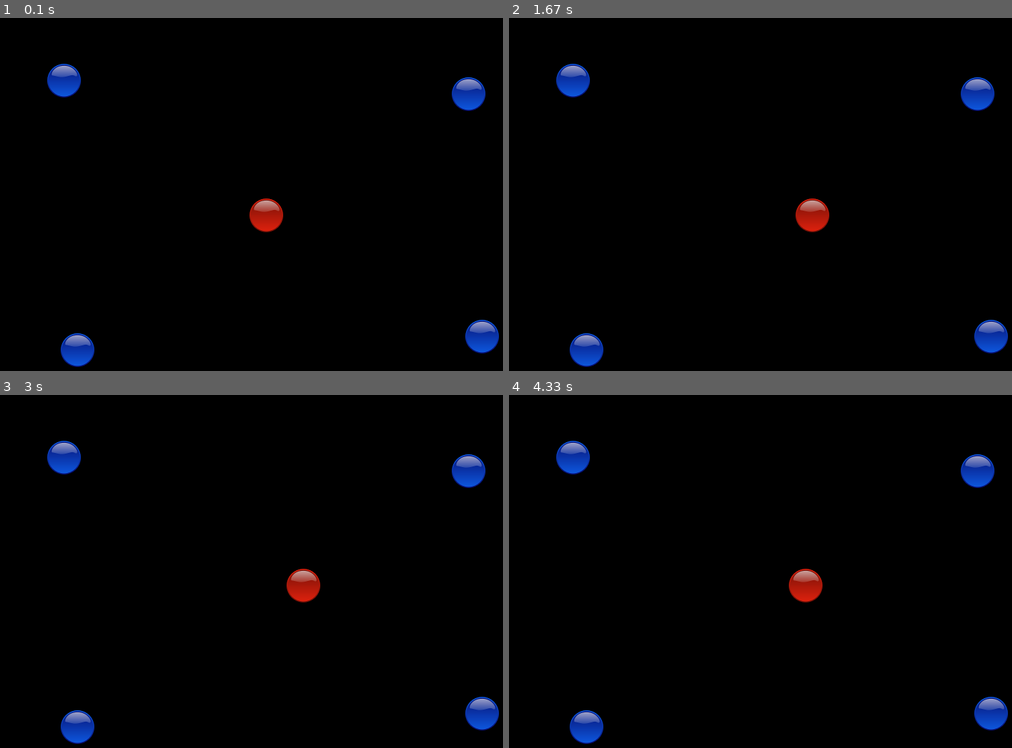
Above: before the commit, frames 1-4 (two rows, left to right).
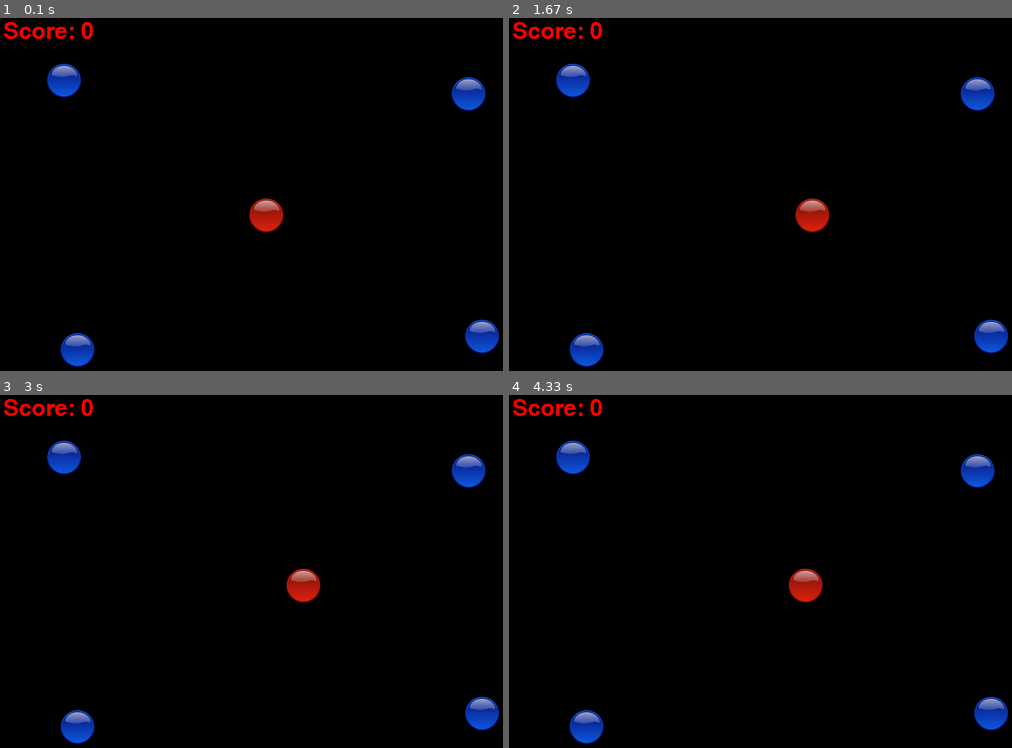
Above: after the commit, the same moments.

Repository: alanbontoft/FirstPygame
Game: pygame game, started from game.py
Same seed, same stepped clock (60 frames per second), same inputs: the game is played once before the commit and once after it.
Inputs (mouse positions are in pixels of both pictures, inside the frame that each line leads up to):
- Up to frame 1 (0.1 s): no input
- Up to frame 2 (1.67 s): hold Space 0.33-0.8 s; hold Right 0.33-0.8 s; click (755, 233) at 0.88 s; tap Space at 1.17, 1.57 s; hold Right from 1.5 s (still down)
- Up to frame 3 (3 s): tap Space at 1.87, 2.07, 2.4, 2.7, 2.9 s; release Right at 1.97 s; hold Up 2-2.3 s; hold Right 2.33-2.8 s; hold Left from 2.83 s (still down)
- Up to frame 4 (4.33 s): tap Space at 3.2, 3.47, 3.8, 4.1, 4.23 s; release Left at 3.37 s; hold Down 3.4-3.7 s; hold Left 3.73-4.13 s; hold Up from 4.17 s (still down)

The runs differ from the first frame. In frame 1, 0.3% of the frame differs, in the area x 0-19%, y 1-6%; in frame 2, 0.3%; in frame 3, 0.3%; in frame 4, 0.3%.

Commit message:
Score text added

Diff:
--- a/game.py
+++ b/game.py
@@ -32,7 +32,12 @@
     # create sprite group
     all_sprites = pygame.sprite.Group()
 
-    # create player abd blob objects and add to sprite group
+    # starting score
+    score = 0
+
+    ########################################################
+    # create player and blob objects and add to sprite group
+    #
 
     # single player object
     player = playerclass.Player()
@@ -43,7 +48,7 @@
                 blobclass.Blob(120, 500),
                 blobclass.Blob(720, 480)]
 
-    # blob.rect.center =
+    # add to group
     all_sprites.add(player)
     all_sprites.add(blobs[0])
     all_sprites.add(blobs[1])
@@ -52,6 +57,11 @@
 
     # main game loop
     running = True
+
+    pygame.font.init()
+
+    # create font object - no name = default
+    scoreFont = pygame.font.SysFont('', 50)
 
     while running:
 
@@ -83,6 +93,7 @@
                     player.direction = "STOPPED"
                     if checkBehind(player, blobs):
                         player.playSound()
+                        score += 10
 
         # Update sprites
         all_sprites.update()
@@ -90,6 +101,12 @@
         # Draw/render main screen and sprites
         screen.fill(gamedefs.BLACK)
         all_sprites.draw(screen)
+
+        # create score text
+        scoreText = 'Score: ' + str(score)
+        textsurface = scoreFont.render(scoreText, False, (255, 0, 0))
+        screen.blit(textsurface, (10,10))
+
         pygame.display.flip()
 
     # quit pygame module
